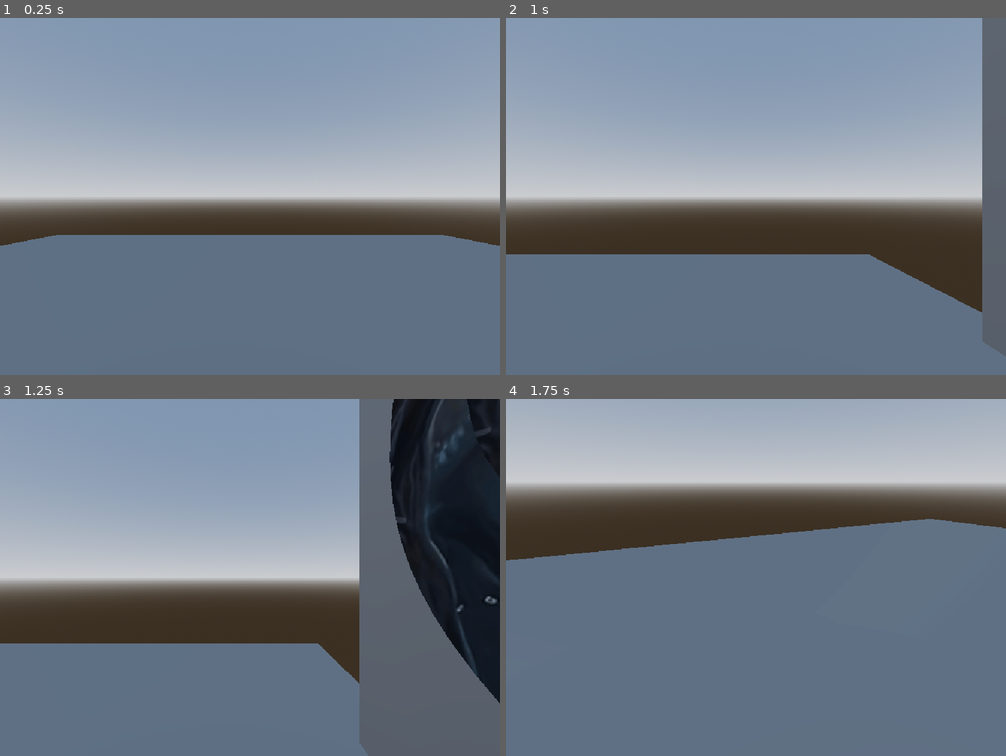
Above: before the commit, frames 1-4 (two rows, left to right).
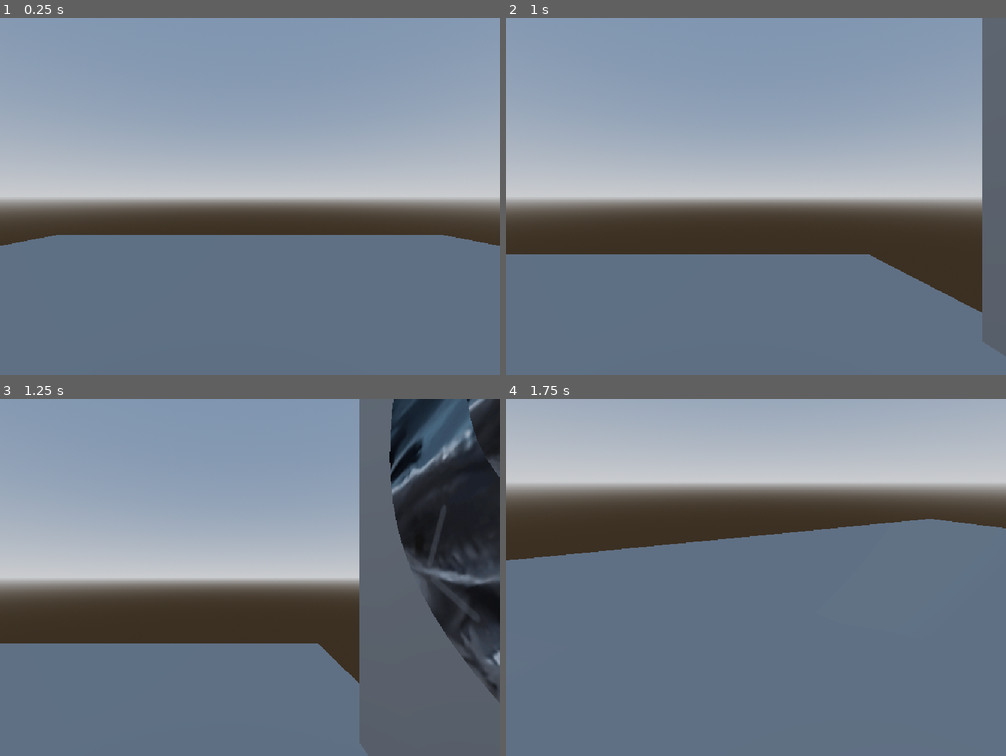
Above: after the commit, the same moments.

Repository: Octoan1/Respawn-Game-Jam-2025
Game: Godot game, scene res://scenes/ring_puzzle.tscn
The game is run twice, just before and just after one commit, with the same random seed, the same clock (stepped at 60 frames per second) and the same inputs. This scene is started directly instead of the project's main scene.
Inputs (mouse positions are in pixels of both pictures, inside the frame that each line leads up to):
- Up to frame 1 (0.25 s): no input
- Up to frame 2 (1 s): tap Enter at 0.5 s; move the mouse to (866, 178) at 0.52 s; hold D (move_right) from 0.53 s (still down); click (866, 178) at 0.67 s; tap Space (jump) at 0.77 s
- Up to frame 3 (1.25 s): keep holding D (move_right)
- Up to frame 4 (1.75 s): move the mouse to (731, 577) at 1.27 s; release D (move_right) at 1.28 s; hold W (move_forward) from 1.28 s (still down); tap Space (jump) at 1.52 s

Frames 1-2 are identical in both runs. In frame 3, 6.3% of the frame differs, in the area x 77-100%, y 0-86%; in frame 4, nothing differs.

Commit message:
Puzzle rings doneish
It works but needs motion on the rotate

Diff:
--- a/scenes/PuzzleRing.gd
+++ b/scenes/PuzzleRing.gd
@@ -18,7 +18,7 @@
 
 func choose_rotation() -> void:
 	# choose target angle
-	target_angle_x = deg_to_rad(72)
+	target_angle_x = deg_to_rad(72*state)
 	print("rotation angle: ", 72*state)
 	print("rotation radians: ", deg_to_rad(72 * state))
 	#snapping angle
@@ -26,12 +26,12 @@
 	self.rotate_x(deg_to_rad(72))
 
 func _physics_process(delta: float) -> void:
-
+	pass
 	# this kinda works
-	if target_angle_x:
+	#if target_angle_x:
 		# Smoothly rotate towards the target_angle_x
 		# Calculate the difference in rotation
-		var angle_diff = wrapf(target_angle_x - self.rotation.x, -PI, PI)
+		#var angle_diff = wrapf(target_angle_x - self.rotation.x, -PI, PI)
 		# Apply a smooth rotation
-		self.rotate_x(clamp(rotation_speed * delta, 0, abs(angle_diff)) * sign(angle_diff))
+		#self.rotate_x(clamp(rotation_speed * delta, 0, abs(angle_diff)) * sign(angle_diff))
 		#self.rotation.x = lerp_angle(self.rotation.x, target_angle_x, rotation_speed*delta)
--- a/scenes/PuzzleRings.gd
+++ b/scenes/PuzzleRings.gd
@@ -47,10 +47,10 @@
 	elif(MiddleRing.get_state() == 5):
 		MiddleRing.set_state(1)
 
-	if(OuterRing.get_state() != 5):
-		OuterRing.set_state(OuterRing.get_state() + 1)
-	elif(OuterRing.get_state() == 5):
-		OuterRing.set_state(1)
+	if(OuterRing.get_state() != 0):
+		OuterRing.set_state(OuterRing.get_state() - 1)
+	elif(OuterRing.get_state() == 0):
+		OuterRing.set_state(5)
 
 	#purely visual for the player
 	OuterRing.choose_rotation()
@@ -71,5 +71,5 @@
 	var innerState = InnerRing.get_state()
 	var middleState = MiddleRing.get_state()
 
-	if(outerState == 4 && middleState == 3 && innerState == 2):
+	if(outerState == 3 && middleState == 3 && innerState == 3):
 		print("Winner!")
--- a/scenes/ring_puzzle.tscn
+++ b/scenes/ring_puzzle.tscn
@@ -98,7 +98,7 @@
 transform = Transform3D(-1.3113414e-07, 0.2, -1.3113414e-07, 6.490924e-23, -8.742278e-09, -3, -3, -8.742278e-09, 5.7320566e-15, 6.4896975, 3.884973, -2.0650148e-14)
 script = ExtResource("2_j1khf")
 ring_name = "Middle"
-state = 5
+state = 1
 
 [node name="MeshInstance3D" type="MeshInstance3D" parent="PuzzleRings/MiddleRing"]
 material_override = SubResource("StandardMaterial3D_fjb0c")
